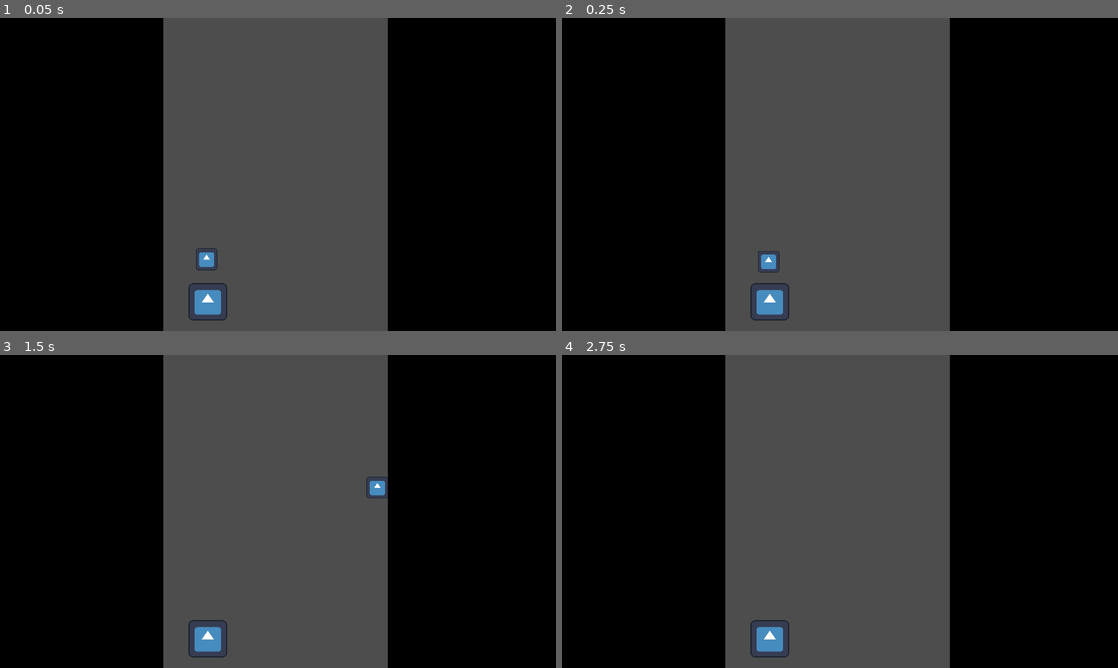
Above: before the commit, frames 1-4 (two rows, left to right).
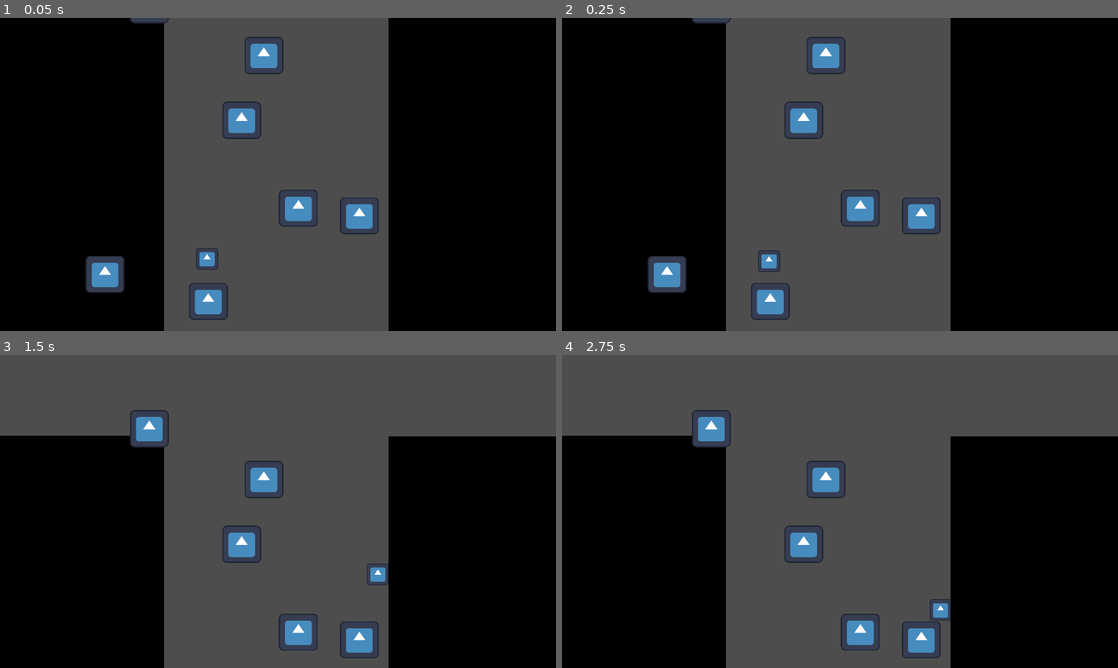
Above: after the commit, the same moments.

Repository: LChip2002/Bubble-Jump
Game: Godot game, scene res://Game.tscn
Two runs of this game, one before a commit and one after it. Both use one fixed random seed, a clock stepped at 60 frames per second and the inputs below. Before the commit the project starts from res://node_2d.tscn. The engine's default icon, where the game draws it, is replaced by a stand-in: a white triangle on a blue panel in a dark square.
Inputs:
- Up to frame 1 (0.05 s): no input
- Up to frame 2 (0.25 s): no input
- Up to frame 3 (1.5 s): tap Enter (ui_accept) at 0.5, 0.77 s; hold Right (ui_right) from 0.53 s (still down)
- Up to frame 4 (2.75 s): tap Enter (ui_accept) at 1.52 s; release Right (ui_right) at 2.03 s; hold Left (ui_left) from 2.03 s (still down)

The runs differ from the first frame. In frame 1, 3.3% of the frame differs, in the area x 15-70%, y 0-100%; in frame 2, 3.3%; in frame 3, 19%, in the area x 0-100%, y 0-100%; in frame 4, 18%.
Error before the commit: Invalid type in function 'add_child' in base 'Node2D'. The Object-derived class of argument 1 (CircleShape2D) is not a subclass of the expected argument class.…

Commit message:
Bubble random generate

Diff:
--- /dev/null
+++ b/Bubble.tscn
@@ -0,0 +1,22 @@
+[gd_scene load_steps=3 format=3 uid="uid://lvr5bkv11tsp"]
+
+[ext_resource type="Texture2D" uid="uid://qrmahf4b3r6j" path="res://icon.svg" id="1_uotfi"]
+
+[sub_resource type="CircleShape2D" id="CircleShape2D_cd3ni"]
+radius = 67.7663
+
+[node name="Bubble" type="StaticBody2D"]
+position = Vector2(47.3676, 55.9022)
+scale = Vector2(0.878644, 0.898193)
+
+[node name="BubbleSprite" type="Sprite2D" parent="."]
+position = Vector2(436.103, 591.98)
+rotation = 3.14159
+scale = Vector2(0.715344, -0.669984)
+texture = ExtResource("1_uotfi")
+
+[node name="CollisionShape2D" type="CollisionShape2D" parent="."]
+position = Vector2(436, 591)
+rotation = 3.14159
+scale = Vector2(0.715344, -0.669984)
+shape = SubResource("CircleShape2D_cd3ni")
--- a/node_2d.tscn
+++ b/Game.tscn
@@ -1,11 +1,10 @@
-[gd_scene load_steps=12 format=3 uid="uid://bnd66d34whtyq"]
+[gd_scene load_steps=13 format=3 uid="uid://bnd66d34whtyq"]
 
-[ext_resource type="Texture2D" uid="uid://qrmahf4b3r6j" path="res://icon.svg" id="1_xf5yv"]
-[ext_resource type="Script" path="res://bubble_sprite.gd" id="2_7u41f"]
-[ext_resource type="Script" path="res://character_body_2d.gd" id="2_uv2gx"]
-
-[sub_resource type="CircleShape2D" id="CircleShape2D_cd3ni"]
-radius = 67.7663
+[ext_resource type="Script" path="res://node_2d.gd" id="1_2kkf8"]
+[ext_resource type="Script" path="res://camera_2d.gd" id="2_pgm5f"]
+[ext_resource type="Texture2D" uid="uid://qrmahf4b3r6j" path="res://icon.svg" id="3_kk33e"]
+[ext_resource type="PackedScene" uid="uid://lvr5bkv11tsp" path="res://Bubble.tscn" id="3_nvgv6"]
+[ext_resource type="Script" path="res://character_body_2d.gd" id="4_vaihh"]
 
 [sub_resource type="RectangleShape2D" id="RectangleShape2D_ck0e2"]
 size = Vector2(134.662, 137.131)
@@ -33,28 +32,18 @@
 size = Vector2(65.1133, 65.4621)
 
 [node name="Game" type="Node2D"]
+script = ExtResource("1_2kkf8")
 
-[node name="BubbleSprite" type="Sprite2D" parent="."]
-position = Vector2(430.547, 587.615)
-rotation = 3.14159
-scale = Vector2(0.628533, -0.601775)
-texture = ExtResource("1_xf5yv")
-script = ExtResource("2_7u41f")
+[node name="Camera2D" type="Camera2D" parent="."]
+position = Vector2(575, 325)
+script = ExtResource("2_pgm5f")
+player_path = NodePath("../Player")
 
-[node name="Bubble" type="StaticBody2D" parent="BubbleSprite"]
-position = Vector2(609.639, -883.576)
-rotation = 3.14159
-scale = Vector2(1.39793, -1.49257)
-
-[node name="CollisionShape2D" type="CollisionShape2D" parent="BubbleSprite/Bubble"]
-position = Vector2(436, 591)
-rotation = 3.14159
-scale = Vector2(0.715344, -0.669984)
-shape = SubResource("CircleShape2D_cd3ni")
+[node name="Bubble" parent="." instance=ExtResource("3_nvgv6")]
 
 [node name="Player" type="CharacterBody2D" parent="."]
 position = Vector2(427, 497)
-script = ExtResource("2_uv2gx")
+script = ExtResource("4_vaihh")
 
 [node name="CollisionShape2D" type="CollisionShape2D" parent="Player"]
 rotation = 1.5708
@@ -64,28 +53,28 @@
 [node name="Sprite2D" type="Sprite2D" parent="Player"]
 position = Vector2(1, 1)
 scale = Vector2(0.351563, 0.35107)
-texture = ExtResource("1_xf5yv")
+texture = ExtResource("3_kk33e")
 
-[node name="Wall_1" type="Sprite2D" parent="."]
+[node name="Wall_1" type="StaticBody2D" parent="."]
 position = Vector2(982, 322.5)
 scale = Vector2(5.57812, 10.4219)
+
+[node name="Wall_1_Sprite" type="Sprite2D" parent="Wall_1"]
 texture = SubResource("GradientTexture2D_2wosu")
 
-[node name="StaticBody2D" type="StaticBody2D" parent="Wall_1"]
-
-[node name="CollisionShape2D" type="CollisionShape2D" parent="Wall_1/StaticBody2D"]
+[node name="CollisionShape2D" type="CollisionShape2D" parent="Wall_1"]
 position = Vector2(0.109253, -0.0987625)
 scale = Vector2(1, 1)
 shape = SubResource("RectangleShape2D_fs877")
 
-[node name="Wall_2" type="Sprite2D" parent="."]
+[node name="Wall_2" type="StaticBody2D" parent="."]
 position = Vector2(162, 323)
 scale = Vector2(5.51346, 10.4688)
+
+[node name="Wall_2_Sprite" type="Sprite2D" parent="Wall_2"]
 texture = SubResource("GradientTexture2D_h5lh4")
 
-[node name="StaticBody2D" type="StaticBody2D" parent="Wall_2"]
-
-[node name="CollisionShape2D" type="CollisionShape2D" parent="Wall_2/StaticBody2D"]
+[node name="CollisionShape2D" type="CollisionShape2D" parent="Wall_2"]
 position = Vector2(-0.0906868, -0.394358)
 scale = Vector2(1, 1)
 shape = SubResource("RectangleShape2D_lp0vp")
--- /dev/null
+++ b/camera_2d.gd
@@ -0,0 +1,19 @@
+extends Camera2D
+
+#export(NodePath) var player_path
+@export var player_path: NodePath
+var player: Node2D
+
+# Called when the node enters the scene tree for the first time.
+func _ready():
+	player = get_node(player_path)
+	set_process(true)
+	pass
+
+
+# Called every frame. 'delta' is the elapsed time since the previous frame.
+func _process(delta: float):
+	var player_y = player.position.y
+	if player_y < position.y:
+		position.y = player_y
+	pass
--- a/character_body_2d.gd
+++ b/character_body_2d.gd
@@ -1,9 +1,7 @@
 extends CharacterBody2D
-
 
 const SPEED = 300.0
 const JUMP_VELOCITY = -600.0
-
 
 func _physics_process(delta: float) -> void:
 	# Add the gravity.
--- /dev/null
+++ b/node_2d.gd
@@ -0,0 +1,26 @@
+extends Node2D
+
+var bubble_scene = preload("res://Bubble.tscn")
+var width
+
+func _ready() -> void:
+
+	width = get_viewport().size.x
+	randomize()
+	var y = 0
+
+	# TODO - Loop until player death
+	while y > -3000:
+		var new_bubble = bubble_scene.instantiate() # Instantiate scene
+
+		## Assuming the root node of the scene is a Sprite2D
+		#var sprite = new_bubble.get_node("Sprite2D")  # Get the Sprite2D node inside the scene
+		#if sprite:
+			#sprite.texture = preload("res://icon.svg")  # Set the texture for the bubble sprite
+
+		#new_bubble.texture = bubble_texture
+		new_bubble.position = Vector2(randf_range(-width/2, width/2),y)
+		add_child(new_bubble)
+		y -= randf_range(0,210)
+
+	pass
--- a/project.godot
+++ b/project.godot
@@ -11,7 +11,7 @@
 [application]
 
 config/name="Bubble Jump"
-run/main_scene="res://node_2d.tscn"
+run/main_scene="res://Game.tscn"
 config/features=PackedStringArray("4.3", "Forward Plus")
 config/icon="res://icon.svg"
 
